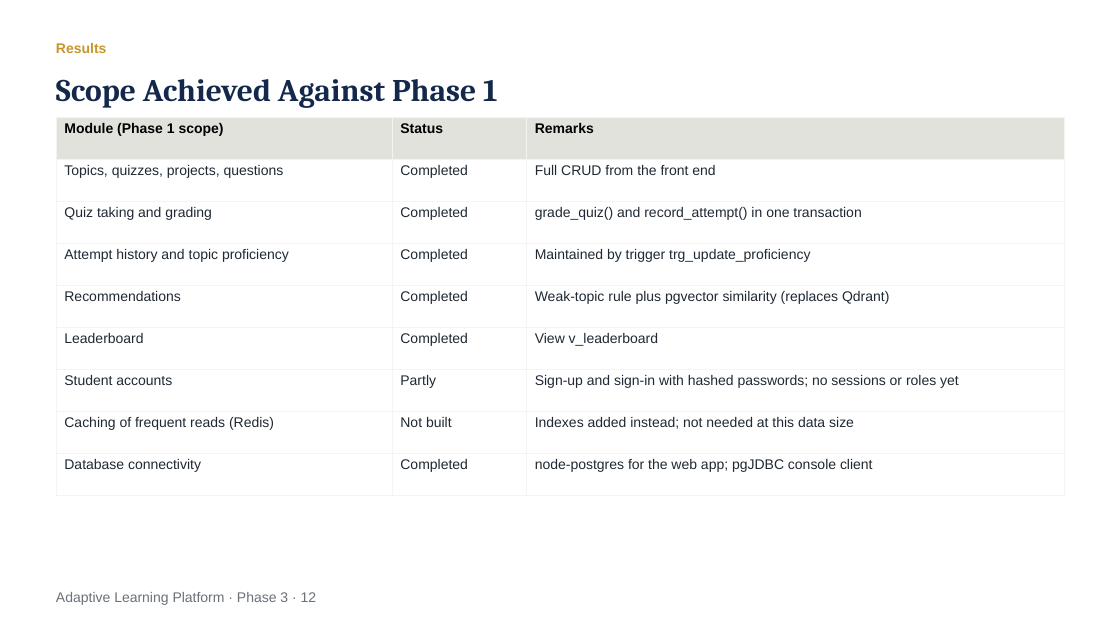
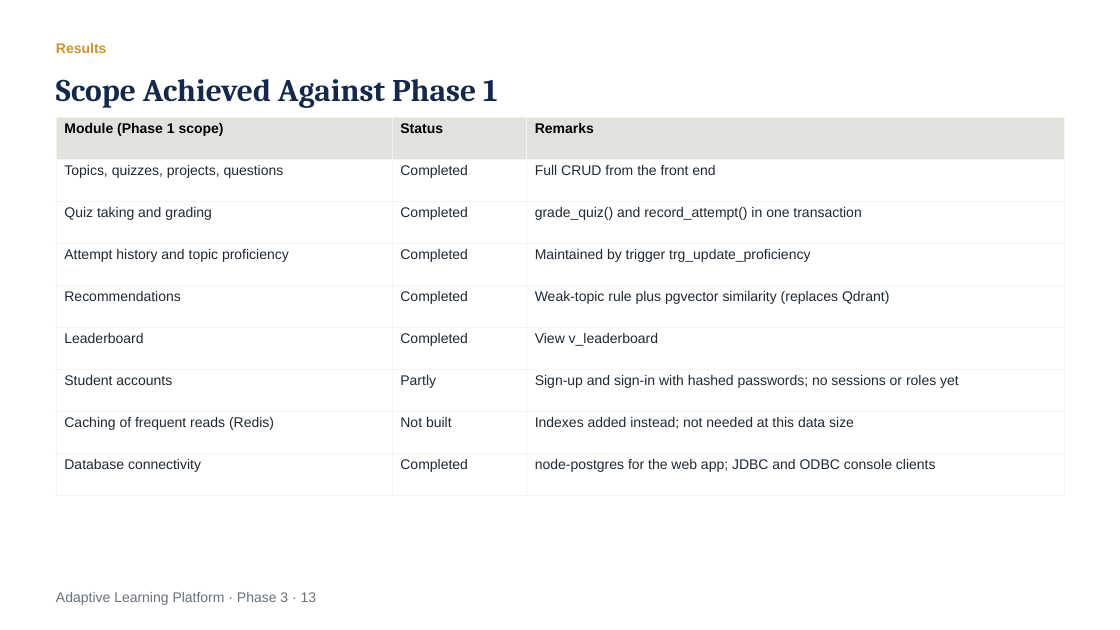
Before and after one commit to Vani-06/quiz_companion, a slide deck: slide 13 of docs/Phase 3 - Integration and Delivery.pptx (slide 12 before the commit). Drawn at 1120x630 pixels with LibreOffice and Linux fonts; fonts in the diff are those of the drawing. Boxes give left, top, right and bottom in pixels: in the first picture for what was removed or moved away, otherwise in the second. Text is boxed around its words. In the diff, an @@ line names an element or a change of style, - is before the commit and + after.

Commit message:
docs: rebuild the Phase 3 presentation with the ODBC slide

```diff
--- a/docs/Phase 3 - Integration and Delivery.pptx
+++ b/docs/Phase 3 - Integration and Delivery.pptx
@@ table at [56,118,1065,496] @@
-row 9, column 3: node-postgres for the web app; pgJDBC console client
+row 9, column 3: node-postgres for the web app; JDBC and ODBC console clients
@@ text at [56,592,317,605]: text changed @@
-Adaptive Learning Platform · Phase 3 · 12
+Adaptive Learning Platform · Phase 3 · 13
```
Also in this commit, not shown: 5 other slides changed, 1 slide added.
